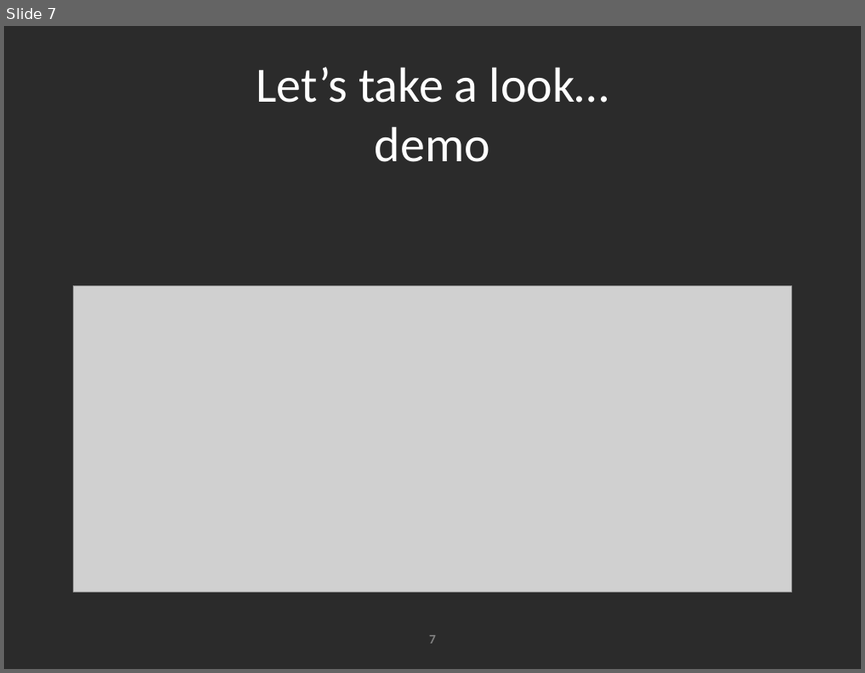
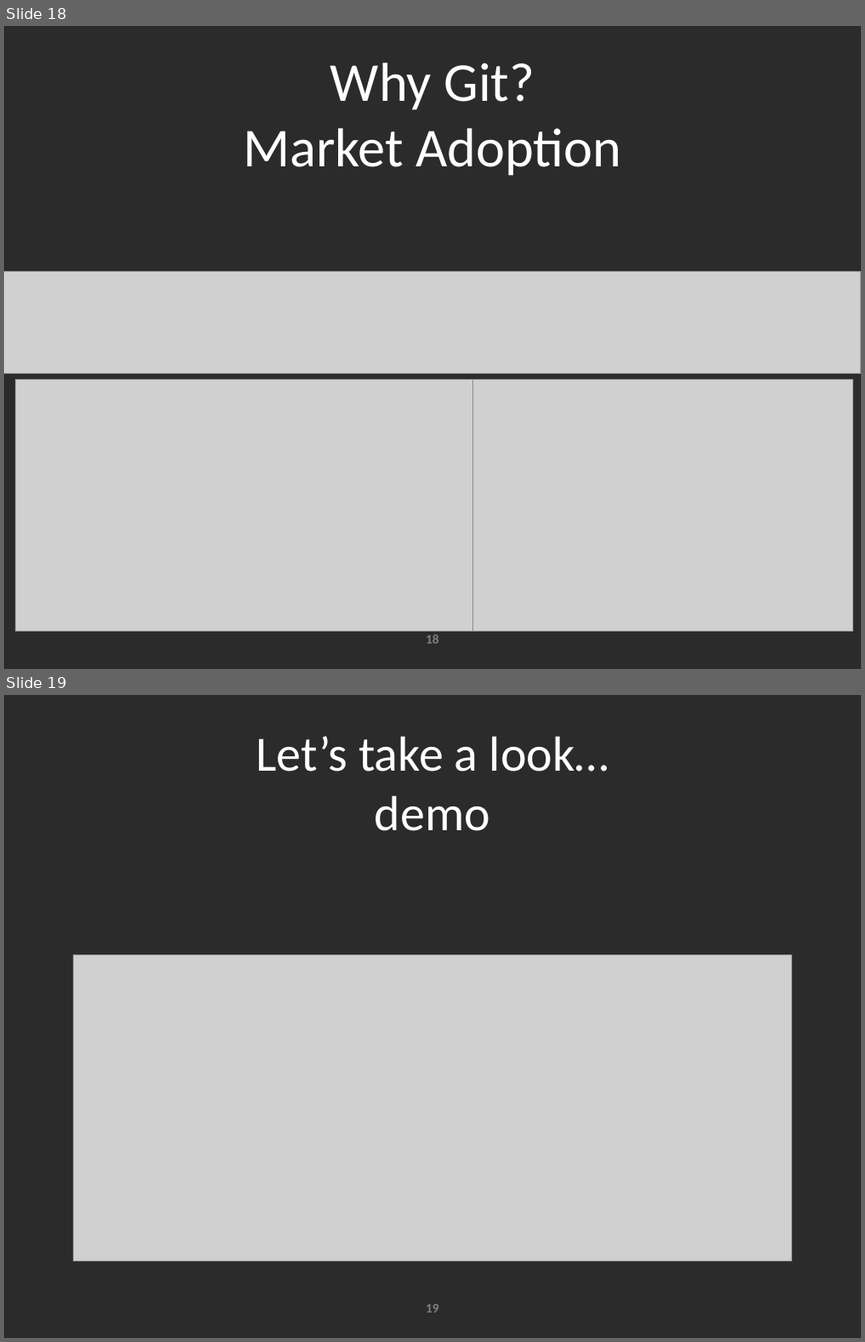
Before and after one commit to kevin-j-m/fedex-day, a slide deck: Fed Ex Days - Source Code Control presentation.pptx. Shown one above the other, each under a label of ours: slide 7 before the commit, slides 18 and 19 after it. The pictures are 865x673 and 865x1342 pixels, drawn with LibreOffice and Linux fonts; fonts in the diff are those of the drawing; grey boxes stand for pictures; background and template pictures are left out; a plain dark background stands for a picture behind light text. Boxes give left, top, right and bottom in pixels: in the first picture for what was removed or moved away, otherwise in the second. Text is boxed around its words. In the diff, an @@ line names an element or a change of style, - is before the commit and + after.

```diff
--- a/Fed Ex Days - Source Code Control presentation.pptx
+++ b/Fed Ex Days - Source Code Control presentation.pptx
@@ slide 18 added at bbox=[4, 26, 861, 669], background picture (left out) @@
@@ title added at bbox=[243, 63, 621, 176], 46 pt, text #FFFFFF @@
+Why Git?
+Market Adoption
@@ picture added at bbox=[4, 272, 861, 374] @@
@@ picture added at bbox=[15, 379, 472, 631] @@
@@ picture added at bbox=[378, 379, 852, 631] @@
@@ page number added at bbox=[426, 634, 439, 643], 11 pt, text #808080, bold @@
+18
@@ what was slide 7 is now slide 19 @@
@@ page number at bbox=[426, 1304, 439, 1312]: text changed @@
-7
+19
```
Also in this commit, not shown: 6 slides changed, 15 other slides added, 1 slide removed.
